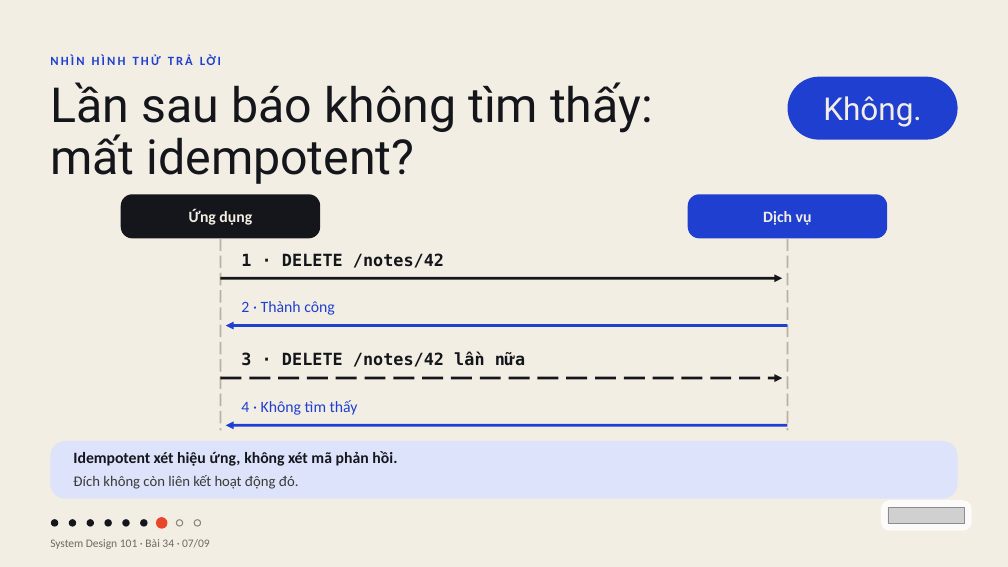
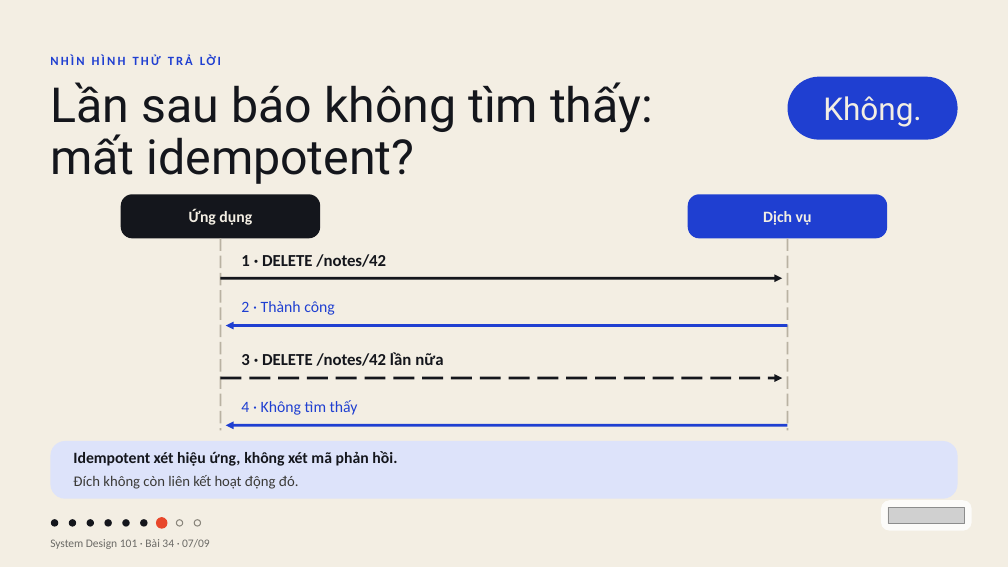
Before and after one commit to vohoailinh90/tool-marketing-studio, a slide deck: slide 7 of system-design-101/vi/lessons/sd-01-034/slides/sd-01-034.pptx. Drawn at 1008x567 pixels with LibreOffice and Linux fonts; fonts in the diff are those of the drawing; grey boxes stand for pictures. Boxes give left, top, right and bottom in pixels: in the first picture for what was removed or moved away, otherwise in the second. Text is boxed around its words. In the diff, an @@ line names an element or a change of style, - is before the commit and + after.

```diff
--- a/system-design-101/vi/lessons/sd-01-034/slides/sd-01-034.pptx
+++ b/system-design-101/vi/lessons/sd-01-034/slides/sd-01-034.pptx
@@ text "1 · DELETE /notes/42" at bbox=[241, 254, 386, 267]: font DejaVu Sans Mono to Calibri; letter spacing 0 to -0.1 pt in "/notes/42" @@
@@ text "3 · DELETE /notes/42 lần ..." at bbox=[241, 352, 443, 366]: font DejaVu Sans Mono to Calibri; letter spacing 0 to -0.1 pt in "3 /notes/42"; letter spacing 0 to 0.1 pt in "nữa" @@
```
Also in this commit, not shown: 7 other slides changed, 1 other file.
